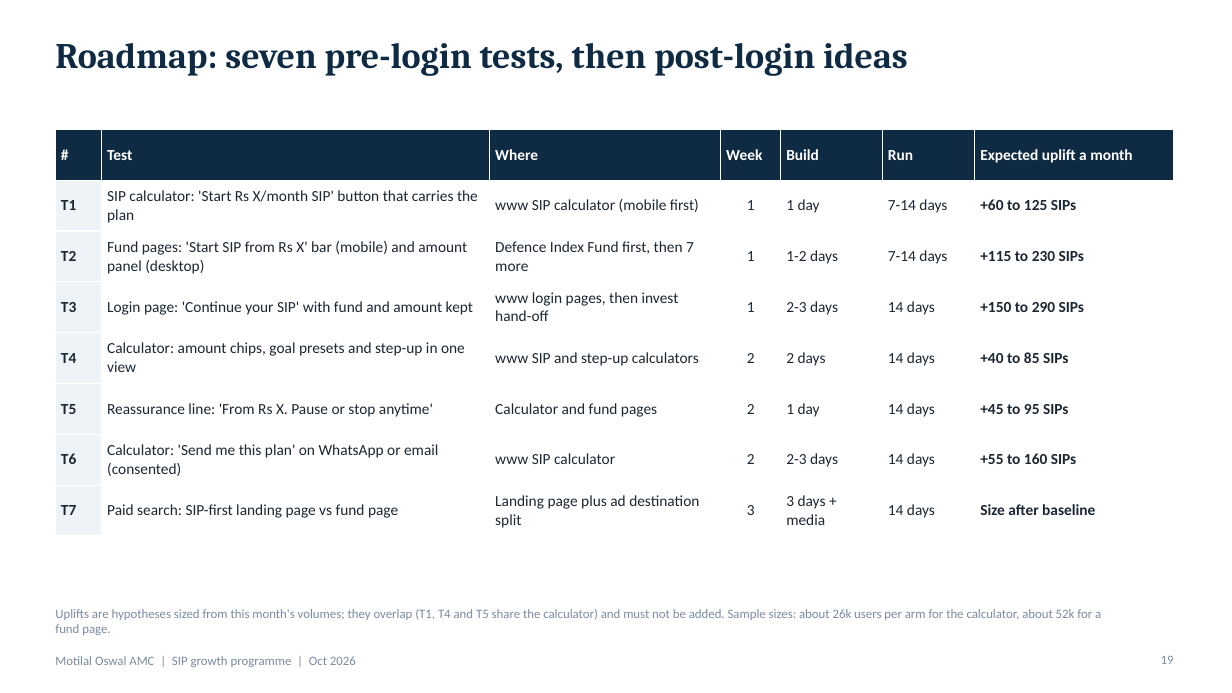
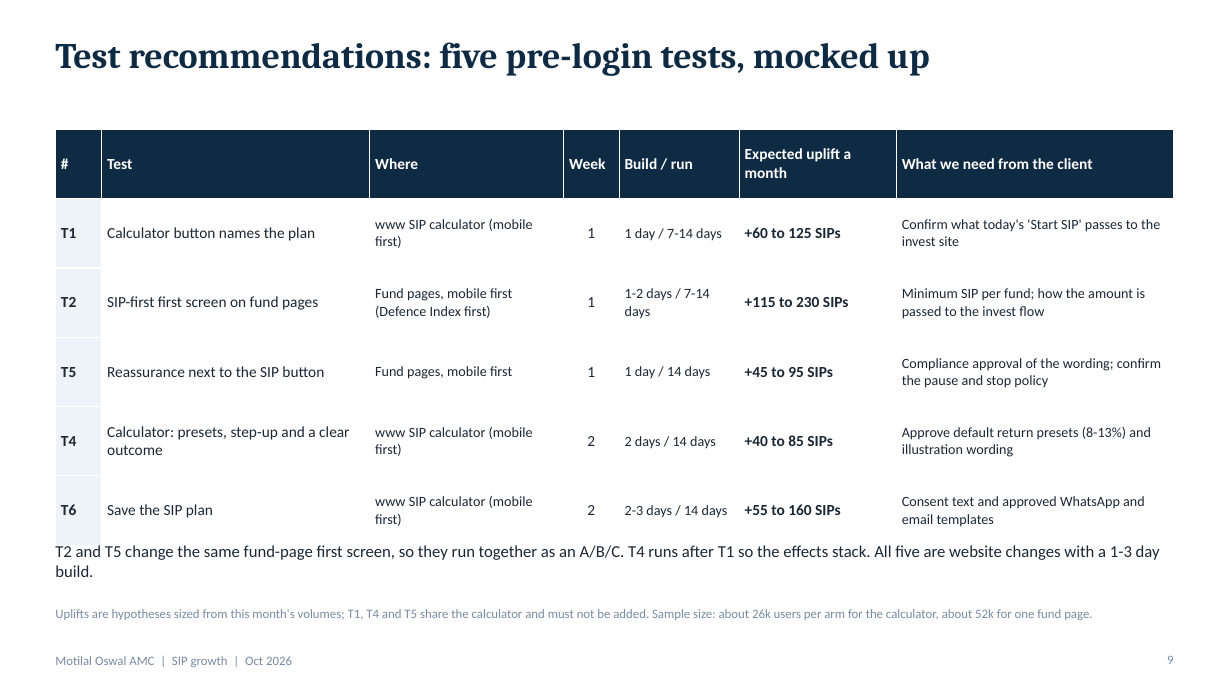
Before and after one commit to mandy7/Projects, a slide deck: slide 9 of SIP_Growth_Programme.pptx (slide 19 before the commit). Drawn at 1232x693 pixels with LibreOffice and Linux fonts; fonts in the diff are those of the drawing. Boxes give left, top, right and bottom in pixels: in the first picture for what was removed or moved away, otherwise in the second. Text is boxed around its words. In the diff, an @@ line names an element or a change of style, - is before the commit and + after.

```diff
--- a/SIP_Growth_Programme.pptx
+++ b/SIP_Growth_Programme.pptx
@@ title at (55,42,929,76): text changed @@
-Roadmap: seven pre-login tests, then post-login ideas
+Test recommendations: five pre-login tests, mocked up
@@ table at (55,129,1174,531) @@
-row 1: # | Test | Where | Week | Build | Run | Expected uplift a month
-row 2: T1 | SIP calculator: 'Start Rs X/month SIP' button that carries the plan | www SIP calculator (mobile first) | 1 | 1 day | 7-14 days | +60 to 125 SIPs
-row 3: T2 | Fund pages: 'Start SIP from Rs X' bar (mobile) and amount panel (desktop) | Defence Index Fund first, then 7 more | 1 | 1-2 days | 7-14 days | +115 to 230 SIPs
-row 4: T3 | Login page: 'Continue your SIP' with fund and amount kept | www login pages, then invest hand-off | 1 | 2-3 days | 14 days | +150 to 290 SIPs
-row 5: T4 | Calculator: amount chips, goal presets and step-up in one view | www SIP and step-up calculators | 2 | 2 days | 14 days | +40 to 85 SIPs
-row 6: T5 | Reassurance line: 'From Rs X. Pause or stop anytime' | Calculator and fund pages | 2 | 1 day | 14 days | +45 to 95 SIPs
-row 7: T6 | Calculator: 'Send me this plan' on WhatsApp or email (consented) | www SIP calculator | 2 | 2-3 days | 14 days | +55 to 160 SIPs
-row 8: T7 | Paid search: SIP-first landing page vs fund page | Landing page plus ad destination split | 3 | 3 days + media | 14 days | Size after baseline
+row 1: # | Test | Where | Week | Build / run | Expected uplift a month | What we need from the client
+row 2: T1 | Calculator button names the plan | www SIP calculator (mobile first) | 1 | 1 day / 7-14 days | +60 to 125 SIPs | Confirm what today's 'Start SIP' passes to the invest site
+row 3: T2 | SIP-first first screen on fund pages | Fund pages, mobile first (Defence Index first) | 1 | 1-2 days / 7-14 days | +115 to 230 SIPs | Minimum SIP per fund; how the amount is passed to the invest flow
+row 4: T5 | Reassurance next to the SIP button | Fund pages, mobile first | 1 | 1 day / 14 days | +45 to 95 SIPs | Compliance approval of the wording; confirm the pause and stop policy
+row 5: T4 | Calculator: presets, step-up and a clear outcome | www SIP calculator (mobile first) | 2 | 2 days / 14 days | +40 to 85 SIPs | Approve default return presets (8-13%) and illustration wording
+row 6: T6 | Save the SIP plan | www SIP calculator (mobile first) | 2 | 2-3 days / 14 days | +55 to 160 SIPs | Consent text and approved WhatsApp and email templates
@@ text added at (55,545,1160,577), 13 pt, text #1B2733 @@
+T2 and T5 change the same fund-page first screen, so they run together as an A/B/C. T4 runs after T1 so the effects stack. All five are website changes with a 1-3 day build.
@@ text at (55,609,1092,620): text changed @@
-Uplifts are hypotheses sized from this month's volumes; they overlap (T1, T4 and T5 share the calculator) and must not be added. Sample sizes: about 26k users per arm for the calculator, about 52k for a fund page.
+Uplifts are hypotheses sized from this month's volumes; T1, T4 and T5 share the calculator and must not be added. Sample size: about 26k users per arm for the calculator, about 52k for one fund page.
@@ text at (55,656,292,667): text changed @@
-Motilal Oswal AMC | SIP growth programme | Oct 2026
+Motilal Oswal AMC | SIP growth | Oct 2026
@@ page number at (1167,656,1173,664): text changed @@
-19
+9
```
Also in this commit, not shown: 11 other slides changed, 6 slides added, 19 slides removed.
